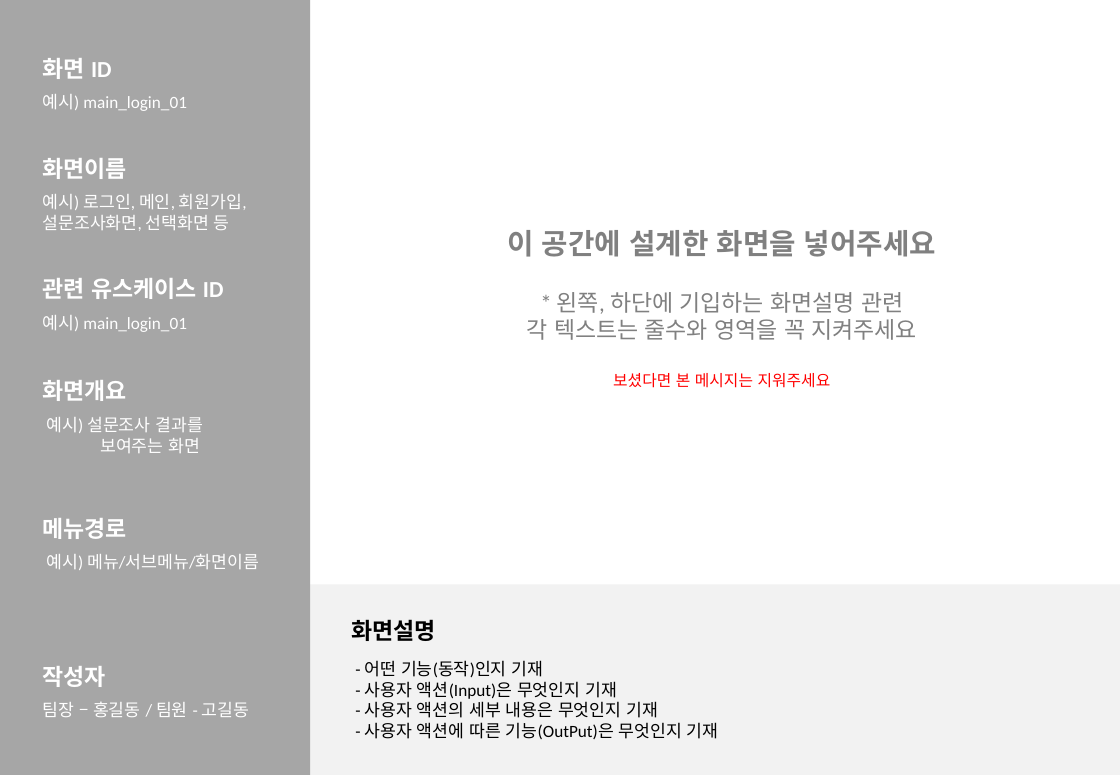
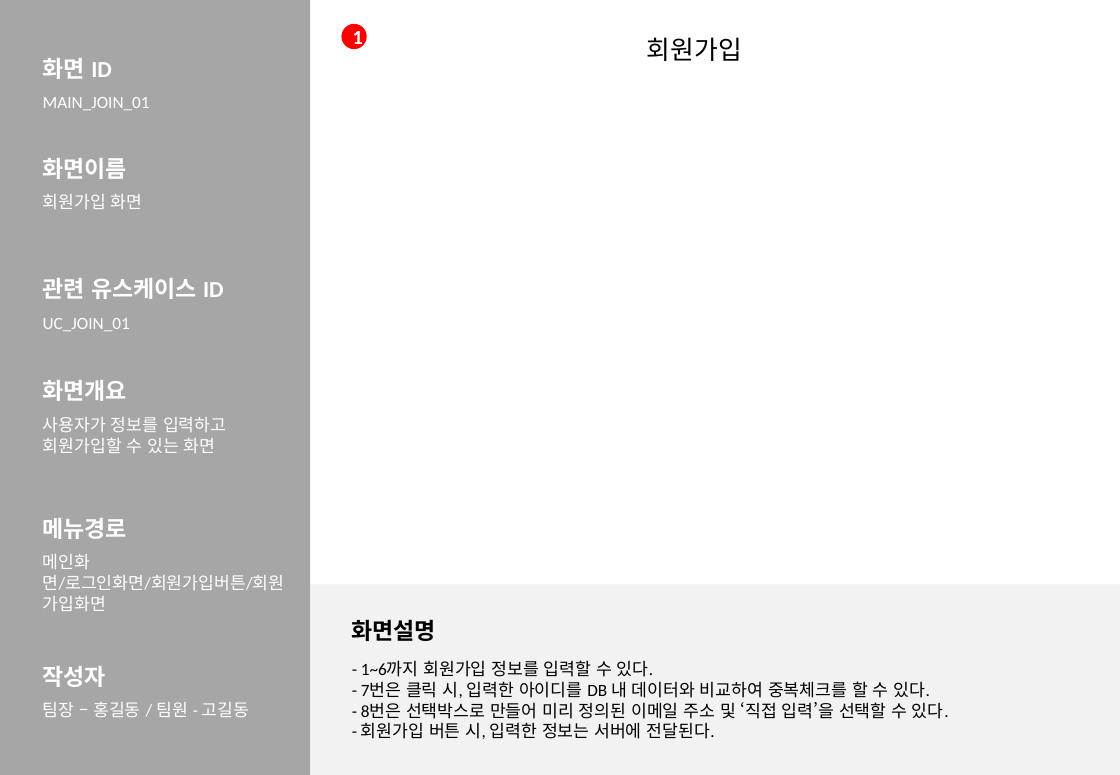
Before and after one commit to Malhaebom/Malhaebom_team_project, a slide deck: slide 9 of 01. 문서/01. 산출문서/4-2. web 화면설계서_밥먹고합시다.pptx. Drawn at 1120x775 pixels with LibreOffice and Linux fonts; fonts in the diff are those of the drawing; background and template pictures are left out. Boxes give left, top, right and bottom in pixels: in the first picture for what was removed or moved away, otherwise in the second. Text is boxed around its words. In the diff, an @@ line names an element or a change of style, - is before the commit and + after.

Commit message:
화면설계서 수정중3

```diff
--- a/01. 문서/01. 산출문서/4-2. web 화면설계서_밥먹고합시다.pptx
+++ b/01. 문서/01. 산출문서/4-2. web 화면설계서_밥먹고합시다.pptx
@@ freeform shape added at (341,24,366,49), fill #FF0000, 14 pt, text #FFFFFF, bold @@
+1
@@ text added at (647,37,742,61), 18 pt, text #000000 @@
+회원가입
@@ text at (43,97,150,110): text changed @@
-예시) main_login_01
+MAIN_JOIN_01
@@ text at (43,194,143,209): text changed @@
-예시) 로그인, 메인, 회원가입,
-설문조사화면, 선택화면 등
+회원가입 화면
@@ text removed at (507,230,936,388) @@
-이 공간에 설계한 화면을 넣어주세요
-* 왼쪽, 하단에 기입하는 화면설명 관련
-각 텍스트는 줄수와 영역을 꼭 지켜주세요
-보셨다면 본 메시지는 지워주세요
@@ text at (43,318,130,331): text changed @@
-예시) main_login_01
+UC_JOIN_01
@@ text at (43,417,226,453): text changed @@
-예시) 설문조사 결과를
-보여주는 화면
+사용자가 정보를 입력하고
+회원가입할 수 있는 화면
@@ text added at (43,554,285,611), 12 pt, text #FFFFFF @@
+메인화면/로그인화면/회원가입버튼/회원가입화면
@@ text removed at (46,554,259,570) @@
-예시) 메뉴/서브메뉴/화면이름
@@ text added at (361,660,949,739), 12 pt, text #000000 @@
+- 1~6까지 회원가입 정보를 입력할 수 있다.
+- 7번은 클릭 시, 입력한 아이디를 DB 내 데이터와 비교하여 중복체크를 할 수 있다.
+- 8번은 선택박스로 만들어 미리 정의된 이메일 주소 및 ‘직접 입력’을 선택할 수 있다.
+- 회원가입 버튼 시, 입력한 정보는 서버에 전달된다.
@@ text removed at (365,660,719,739) @@
-- 어떤 기능(동작)인지 기재
-- 사용자 액션(Input)은 무엇인지 기재
-- 사용자 액션의 세부 내용은 무엇인지 기재
-- 사용자 액션에 따른 기능(OutPut)은 무엇인지 기재
```
Also in this commit, not shown: 6 other slides changed, 19 slides added, 1 other file.
